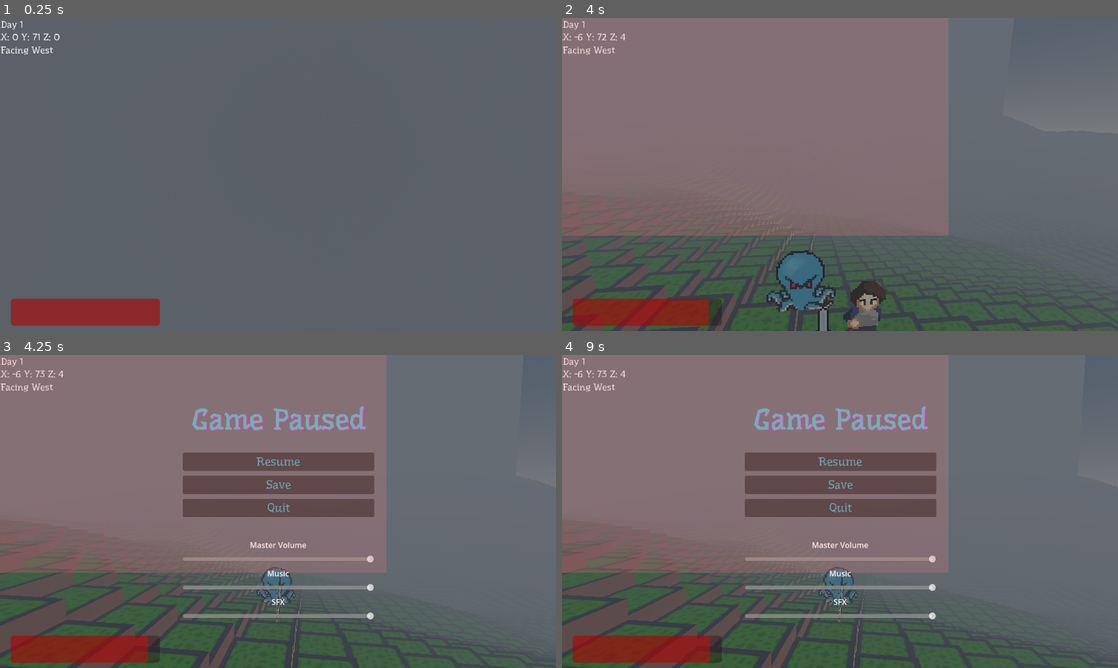
Above: before the commit, frames 1-4 (two rows, left to right).
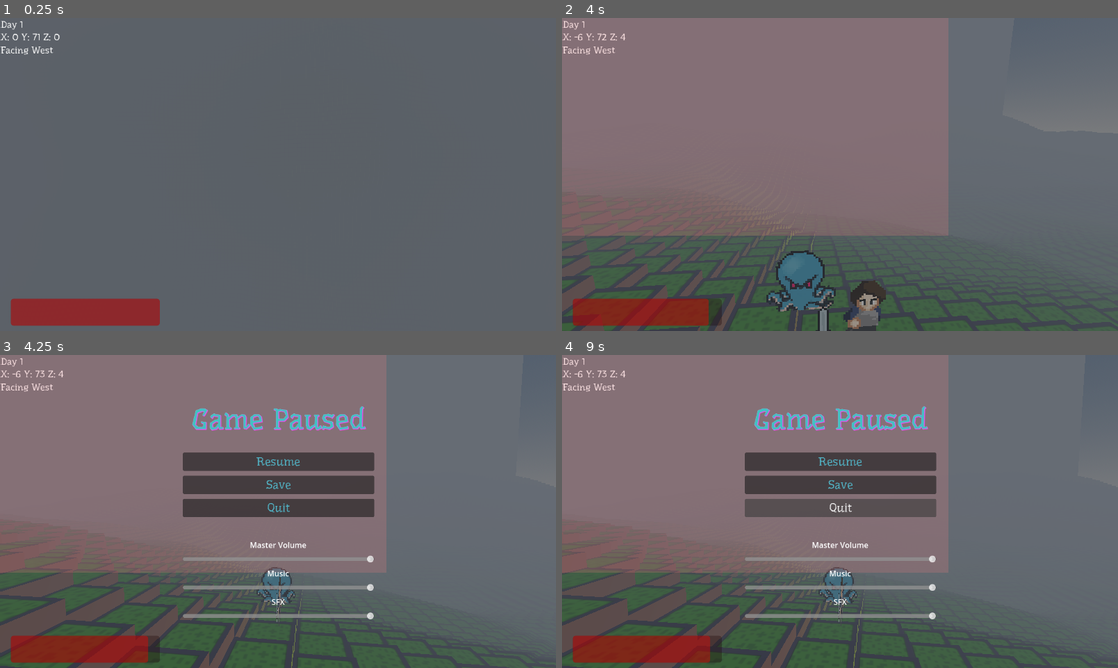
Above: after the commit, the same moments.

Repository: AkivaNugent/CSI-280_PROJECT-OCTOPUS
Game: Godot game, scene res://node_3d.tscn
Same seed, same stepped clock (60 frames per second), same inputs: the game is played once before the commit and once after it. This scene is started directly instead of the project's main scene.
Inputs (mouse positions are in pixels of both pictures, inside the frame that each line leads up to):
- Up to frame 1 (0.25 s): no input
- Up to frame 2 (4 s): tap Enter (ui_accept) at 0.5, 0.77, 1.52, 3.02, 3.77 s; move the mouse to (812, 237) at 0.52 s; hold Shift (sprint) 0.53-1.28 s; hold W (up) 0.53-2.03 s; click (812, 237) at 0.67 s; move the mouse to (1006, 221) at 1.27 s; tap Q at 1.35 s; move the mouse to (673, 127) at 2.02 s; hold E 2.03-2.78 s; hold A (left) 2.03-3.53 s; move the mouse to (867, 174) at 2.77 s; tap Shift (sprint) at 2.85 s; click (867, 174) at 2.92 s; move the mouse to (756, 96) at 3.52 s; hold S (down) from 3.53 s (still down); hold Q from 3.53 s (still down)
- Up to frame 3 (4.25 s): keep holding S (down); keep holding Q; tap P (pause) at 4.15 s
- Up to frame 4 (9 s): move the mouse to (962, 495) at 4.27 s; release S (down) at 4.28 s; release Q at 4.28 s; hold D (right) 4.28-5.03 s; tap E at 4.35, 8.85 s; tap Enter (ui_accept) at 4.52, 5, 5.75, 6.02, 6.5, 6.77, 7.25, 7.52, 8 s; move the mouse to (728, 527) at 5.02 s; hold W (up) 5.03-5.78 s; hold Shift (sprint) 5.03-5.78 s; click (728, 527) at 5.17 s; move the mouse to (895, 442) at 5.77 s; hold D (right) 5.78-8.03 s; tap Q at 5.85 s; move the mouse to (812, 574) at 6.52 s; hold E 6.53-7.28 s; move the mouse to (1006, 558) at 7.27 s; tap Shift (sprint) at 7.35 s; click (1006, 558) at 7.42 s; move the mouse to (673, 464) at 8.02 s; hold S (down) 8.03-8.78 s; hold Q 8.03-8.78 s; move the mouse to (867, 511) at 8.77 s; hold A (left) from 8.78 s (still down)

Frames 1-2 are identical in both runs. In frame 3, 6.5% of the frame differs, in the area x 32-68%, y 16-70%; in frame 4, 4.5%.

Commit message:
fixed canvas layer formatting and menu blocking

Diff:
--- a/project_octopus/node_3d.tscn
+++ b/project_octopus/node_3d.tscn
@@ -683,8 +683,8 @@
 
 [node name="CanvasLayer" type="CanvasLayer" parent="."]
 
-[node name="pause_menu" parent="CanvasLayer" instance=ExtResource("11_o04wj")]
-
 [node name="ScreenColorer" type="ColorRect" parent="CanvasLayer"]
 offset_right = 1152.0
 offset_bottom = 648.0
+
+[node name="pause_menu" parent="CanvasLayer" instance=ExtResource("11_o04wj")]
